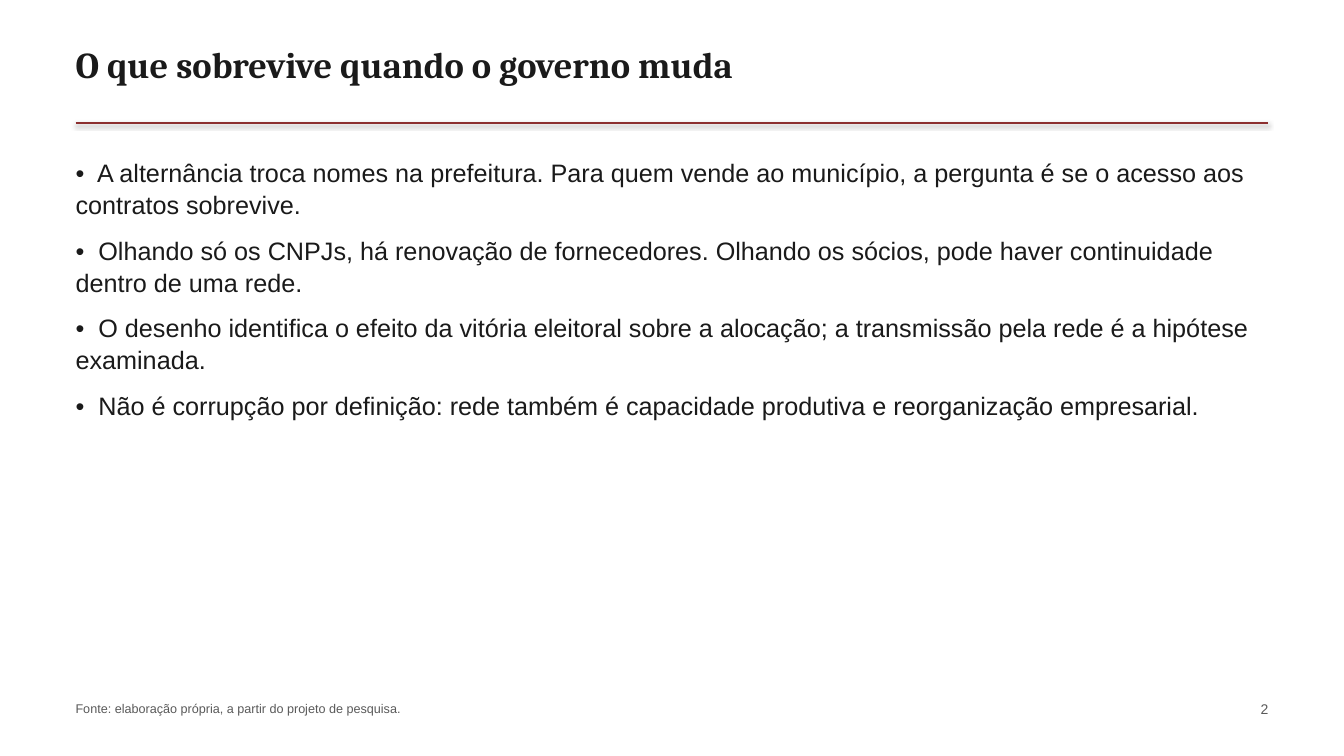
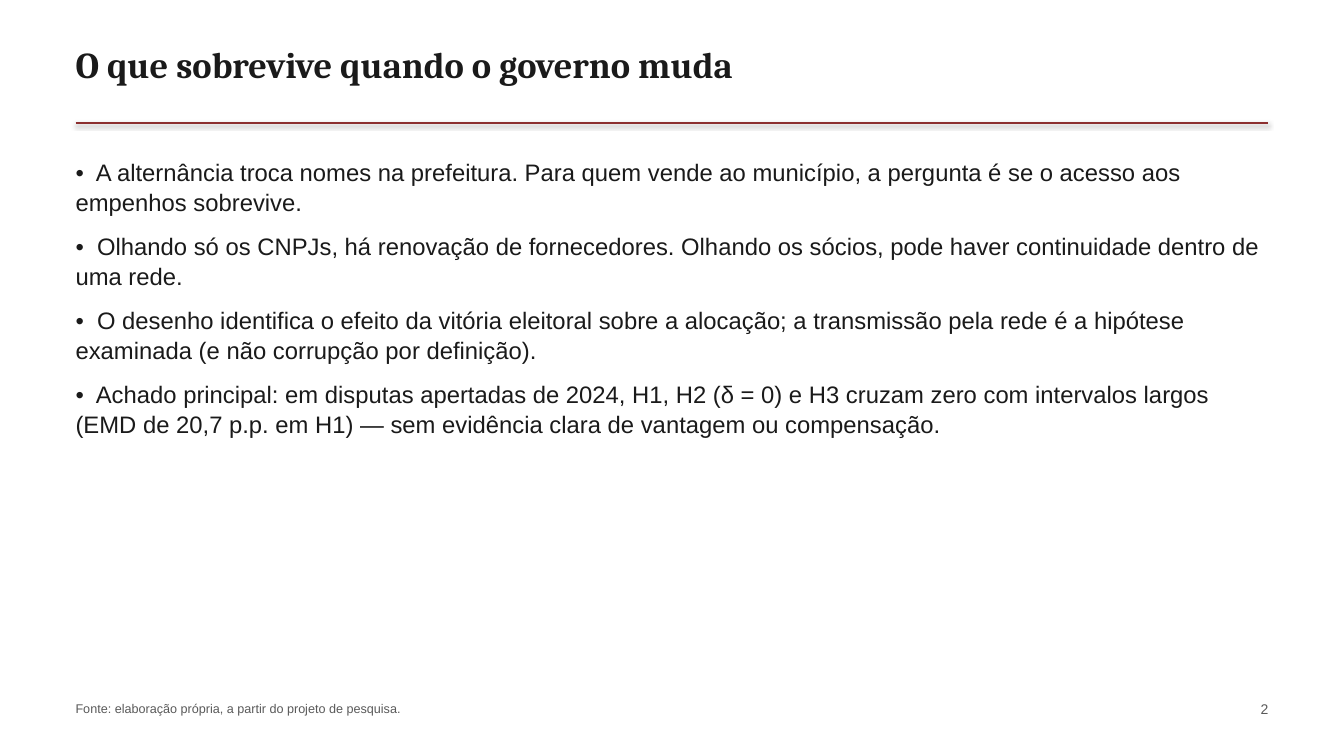
Before and after one commit to rafaelt0/redes-economicas-e-sociais-2, a slide deck: slide 2 of output/deck.pptx. Drawn at 1344x756 pixels with LibreOffice and Linux fonts; fonts in the diff are those of the drawing. Boxes give left, top, right and bottom in pixels: in the first picture for what was removed or moved away, otherwise in the second. Text is boxed around its words. In the diff, an @@ line names an element or a change of style, - is before the commit and + after.

```diff
--- a/output/deck.pptx
+++ b/output/deck.pptx
@@ text at <box>76,163,1180,216</box>: text changed; size 18 to 17 pt @@
-• A alternância troca nomes na prefeitura. Para quem vende ao município, a pergunta é se o acesso aos contratos sobrevive.
+• A alternância troca nomes na prefeitura. Para quem vende ao município, a pergunta é se o acesso aos empenhos sobrevive.
@@ text at <box>76,237,1258,286</box>: size 18 to 17 pt in "• Olhando só os CNPJs, há renovação ..." @@
@@ text at <box>76,311,1209,438</box>: text changed; size 18 to 17 pt @@
-• O desenho identifica o efeito da vitória eleitoral sobre a alocação; a transmissão pela rede é a hipótese examinada.
-• Não é corrupção por definição: rede também é capacidade produtiva e reorganização empresarial.
+• O desenho identifica o efeito da vitória eleitoral sobre a alocação; a transmissão pela rede é a hipótese examinada (e não corrupção por definição).
+• Achado principal: em disputas apertadas de 2024, H1, H2 (δ = 0) e H3 cruzam zero com intervalos largos (EMD de 20,7 p.p. em H1) — sem evidência clara de vantagem ou compensação.
```
Also in this commit, not shown: 11 other slides changed, 16 other files.
